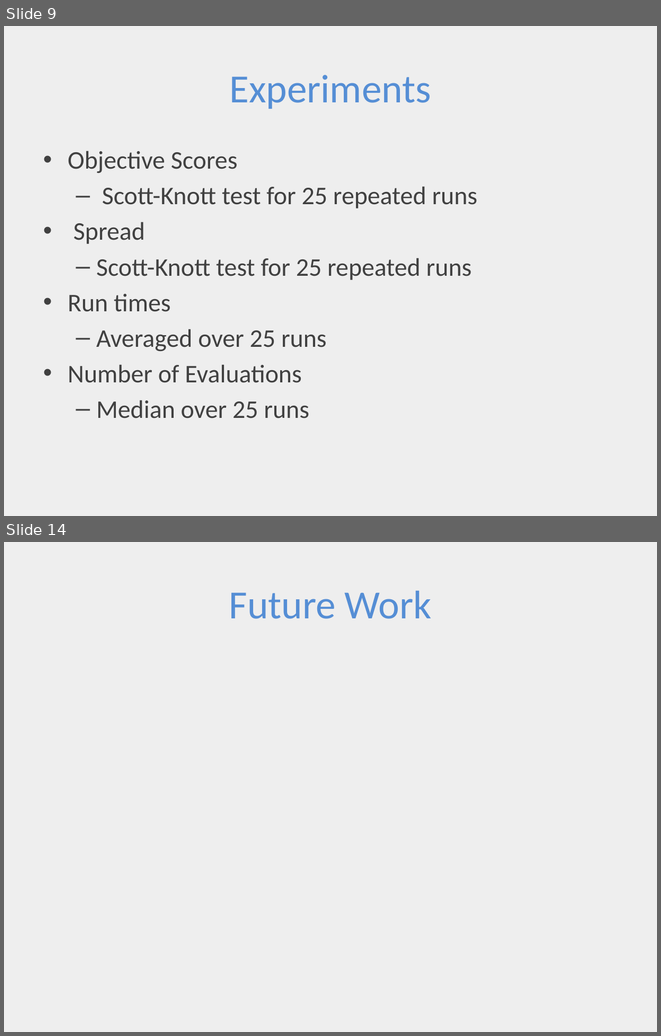
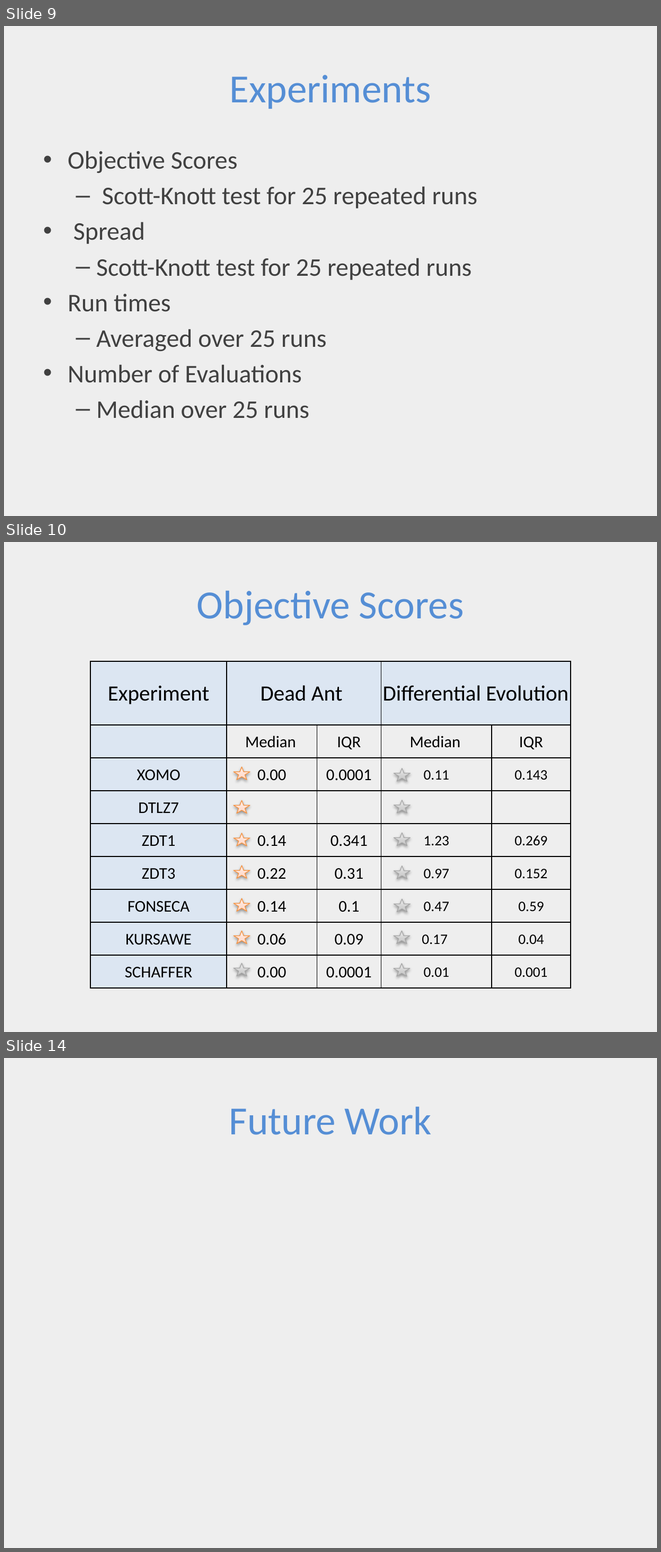
Before and after one commit to ai-se/Rahul, a slide deck: DEADANT/deadAnt.pptx. Shown one above the other, each under a label of ours: slides 9 and 14 before the commit, slides 9, 10 and 14 after it; the slides between them are not shown. The pictures are 661x1036 and 661x1552 pixels, drawn with LibreOffice and Linux fonts; fonts in the diff are those of the drawing. Boxes give left, top, right and bottom in pixels: in the first picture for what was removed or moved away, otherwise in the second. Text is boxed around its words. In the diff, an @@ line names an element or a change of style, - is before the commit and + after.

Commit message:
Slides updated

```diff
--- a/DEADANT/deadAnt.pptx
+++ b/DEADANT/deadAnt.pptx
@@ slide 10 added at (4, 542, 657, 1032), background #D9D9D9 at 43% opacity @@
@@ title added at (197, 590, 464, 625), 44 pt, text #558ED5 @@
+Objective Scores
@@ table added at (90, 661, 571, 988), 9 rows, 5 columns @@
+Experiment | Dead Ant |  | Differential Evolution | 
+ | Median | IQR | Median | IQR
+XOMO | 0.00 | 0.0001 | 0.11 | 0.143
+DTLZ7 |  |  |  | 
+ZDT1 | 0.14 | 0.341 | 1.23 | 0.269
+ZDT3 | 0.22 | 0.31 | 0.97 | 0.152
+FONSECA | 0.14 | 0.1 | 0.47 | 0.59
+KURSAWE | 0.06 | 0.09 | 0.17 | 0.04
+SCHAFFER | 0.00 | 0.0001 | 0.01 | 0.001
@@ star added at (234, 767, 250, 779), fill gradient #FFD2BD to #FFDED0 to #FFF2ED, outline #F69240 0.75 pt @@
@@ star added at (394, 768, 410, 781), fill gradient #BDBDBD to #D1D1D1 to #EEEEEE, outline #A6A6A6 0.75 pt @@
@@ star added at (234, 801, 250, 814), fill gradient #FFD2BD to #FFDED0 to #FFF2ED, outline #F69240 0.75 pt @@
@@ star added at (394, 800, 410, 813), fill gradient #BDBDBD to #D1D1D1 to #EEEEEE, outline #A6A6A6 0.75 pt @@
@@ star added at (234, 833, 250, 846), fill gradient #FFD2BD to #FFDED0 to #FFF2ED, outline #F69240 0.75 pt @@
@@ star added at (394, 832, 410, 846), fill gradient #BDBDBD to #D1D1D1 to #EEEEEE, outline #A6A6A6 0.75 pt @@
@@ star added at (234, 865, 250, 878), fill gradient #FFD2BD to #FFDED0 to #FFF2ED, outline #F69240 0.75 pt @@
@@ star added at (394, 866, 410, 879), fill gradient #BDBDBD to #D1D1D1 to #EEEEEE, outline #A6A6A6 0.75 pt @@
@@ star added at (234, 899, 250, 911), fill gradient #FFD2BD to #FFDED0 to #FFF2ED, outline #F69240 0.75 pt @@
@@ star added at (394, 899, 410, 911), fill gradient #BDBDBD to #D1D1D1 to #EEEEEE, outline #A6A6A6 0.75 pt @@
@@ star added at (234, 930, 250, 944), fill gradient #FFD2BD to #FFDED0 to #FFF2ED, outline #F69240 0.75 pt @@
@@ star added at (394, 930, 410, 944), fill gradient #BDBDBD to #D1D1D1 to #EEEEEE, outline #A6A6A6 0.75 pt @@
@@ star added at (234, 963, 250, 976), fill gradient #BDBDBD to #D1D1D1 to #EEEEEE, outline #A6A6A6 0.75 pt @@
@@ star added at (394, 963, 410, 976), fill gradient #BDBDBD to #D1D1D1 to #EEEEEE, outline #A6A6A6 0.75 pt @@
```
Also in this commit, not shown: 7 slides changed, 1 other slide added, 2 slides removed.
